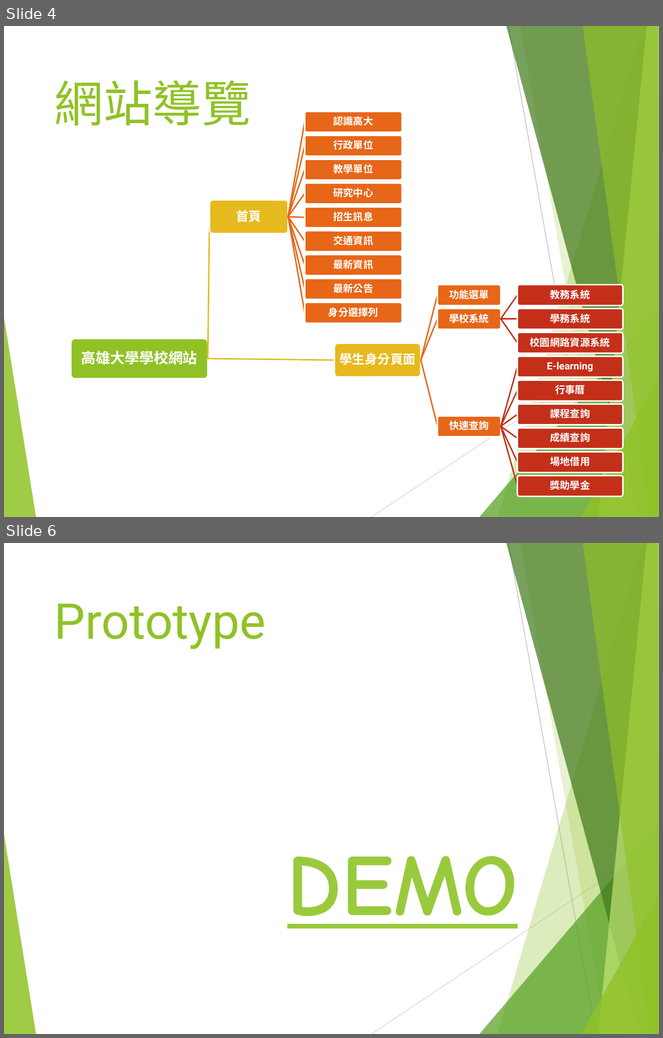
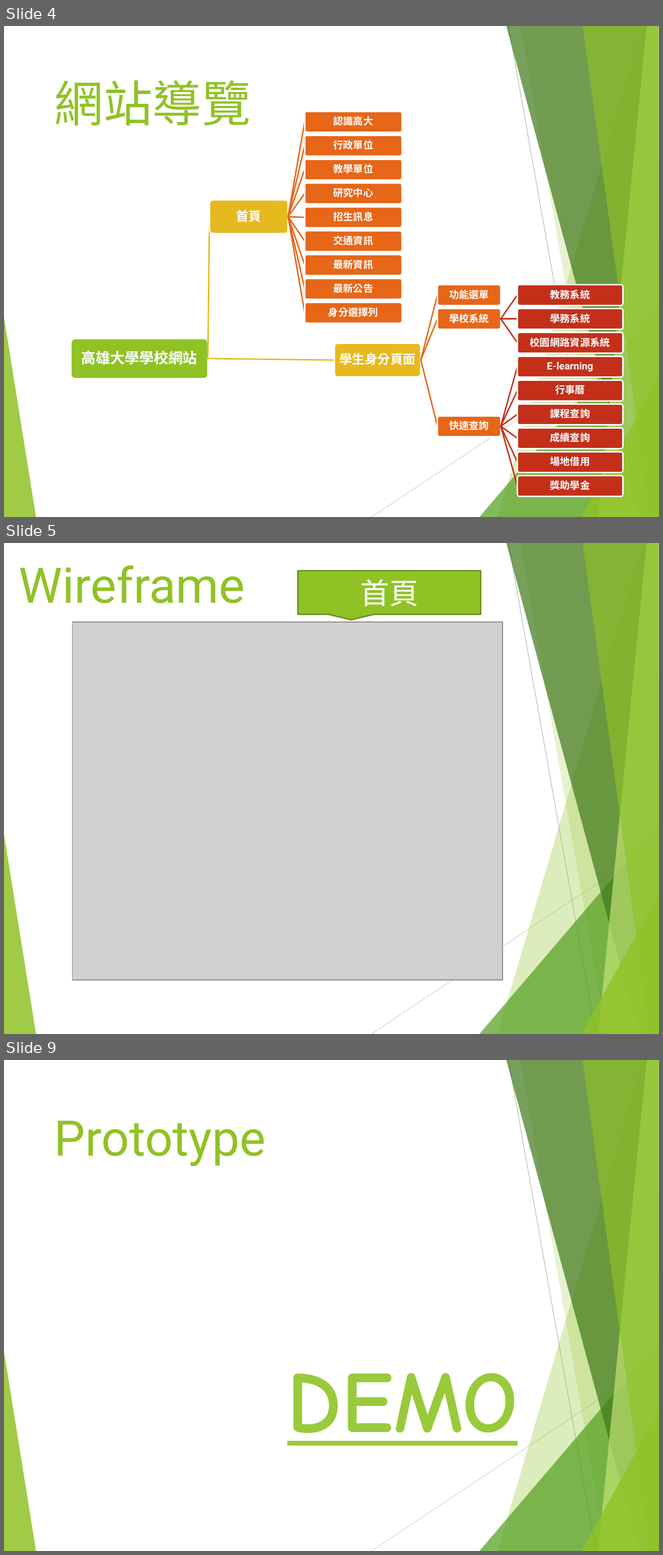
Before and after one commit to ag19930219/NUK, a slide deck: Web前端設計_第二組.pptx. Shown one above the other, each under a label of ours: slides 4 and 6 before the commit, slides 4, 5 and 9 after it; the slides between them are not shown. The pictures are 663x1038 and 663x1555 pixels, drawn with LibreOffice and Linux fonts; fonts in the diff are those of the drawing; grey boxes stand for pictures. Boxes give left, top, right and bottom in pixels: in the first picture for what was removed or moved away, otherwise in the second. Text is boxed around its words. In the diff, an @@ line names an element or a change of style, - is before the commit and + after.

```diff
--- a/Web前端設計_第二組.pptx
+++ b/Web前端設計_第二組.pptx
@@ slide 5 added at [4,543,659,1034], background #FFFFFF; not listed: 10 template elements that a slide beside it also shows @@
@@ title added at [19,565,245,603], 54 pt, text #90C226 @@
+Wireframe
@@ speech box added at [298,571,481,614], fill #90C226, outline #6B901C 1.5 pt, 32 pt, text #FFFFFF @@
+首頁
@@ picture added at [73,622,503,981] @@
@@ what was slide 6 is now slide 9 @@
```
Also in this commit, not shown: 1 slide changed, 3 other slides added, 1 slide removed, 12 other files.
